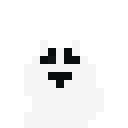
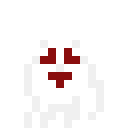
Comparing the layer stacks of the two w=128, h=128 images. Changes:
hid "Sichtbar #1" over box(24, 40, 104, 128)
painted on "Sichtbar" over box(24, 40, 104, 128)
